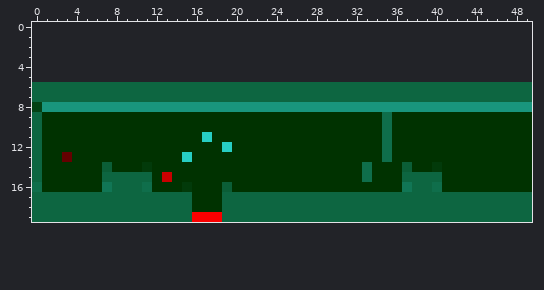
Pixel-art sprite: res/lvls/1.png. That is the earlier state.
The file is 50x14 pixels. Colours within 5 levels of each other are drawn and written as one. The old version is drawn lined up with the new one, on the new canvas.
New version:
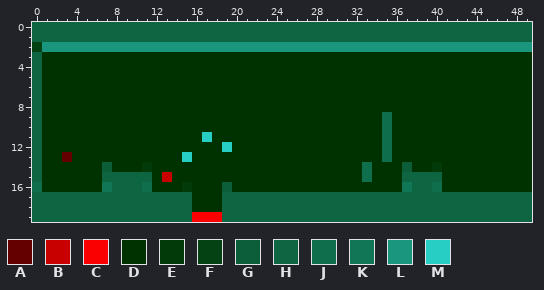
Palette (. is transparent): A #640000  B #c80000  C #fa0000  D #003200  E #023a0a  F #044214  G #0b5e37  H #0d6641  J #0f6e4b  K #117655  L #19967d  M #27cec3
Diff:
canvas 50x14 -> 50x20, the old top-left corner now at 0,6
Changed rows in their new state; - is an unchanged pixel.
first column x 0:
 0 HHHHHHHHHHHHHHHHHHHHHHHHHHHHHHHHHHHHHHHHHHHHHHHHHH
 1 HHHHHHHHHHHHHHHHHHHHHHHHHHHHHHHHHHHHHHHHHHHHHHHHHH
 2 FLLLLLLLLLLLLLLLLLLLLLLLLLLLLLLLLLLLLLLLLLLLLLLLLL
 3 HDDDDDDDDDDDDDDDDDDDDDDDDDDDDDDDDDDDDDDDDDDDDDDDDD
 4 HDDDDDDDDDDDDDDDDDDDDDDDDDDDDDDDDDDDDDDDDDDDDDDDDD
 5 HDDDDDDDDDDDDDDDDDDDDDDDDDDDDDDDDDDDDDDDDDDDDDDDDD
 6 -DDDDDDDDDDDDDDDDDDDDDDDDDDDDDDDDDDDDDDDDDDDDDDDDD
 7 -DDDDDDDDDDDDDDDDDDDDDDDDDDDDDDDDDDDDDDDDDDDDDDDDD
 8 HDDDDDDDDDDDDDDDDDDDDDDDDDDDDDDDDDDDDDDDDDDDDDDDDD
Pixel boxes of the changes (left, top, right, bottom) in both pictures:
changed: (32, 22, 532, 112)
